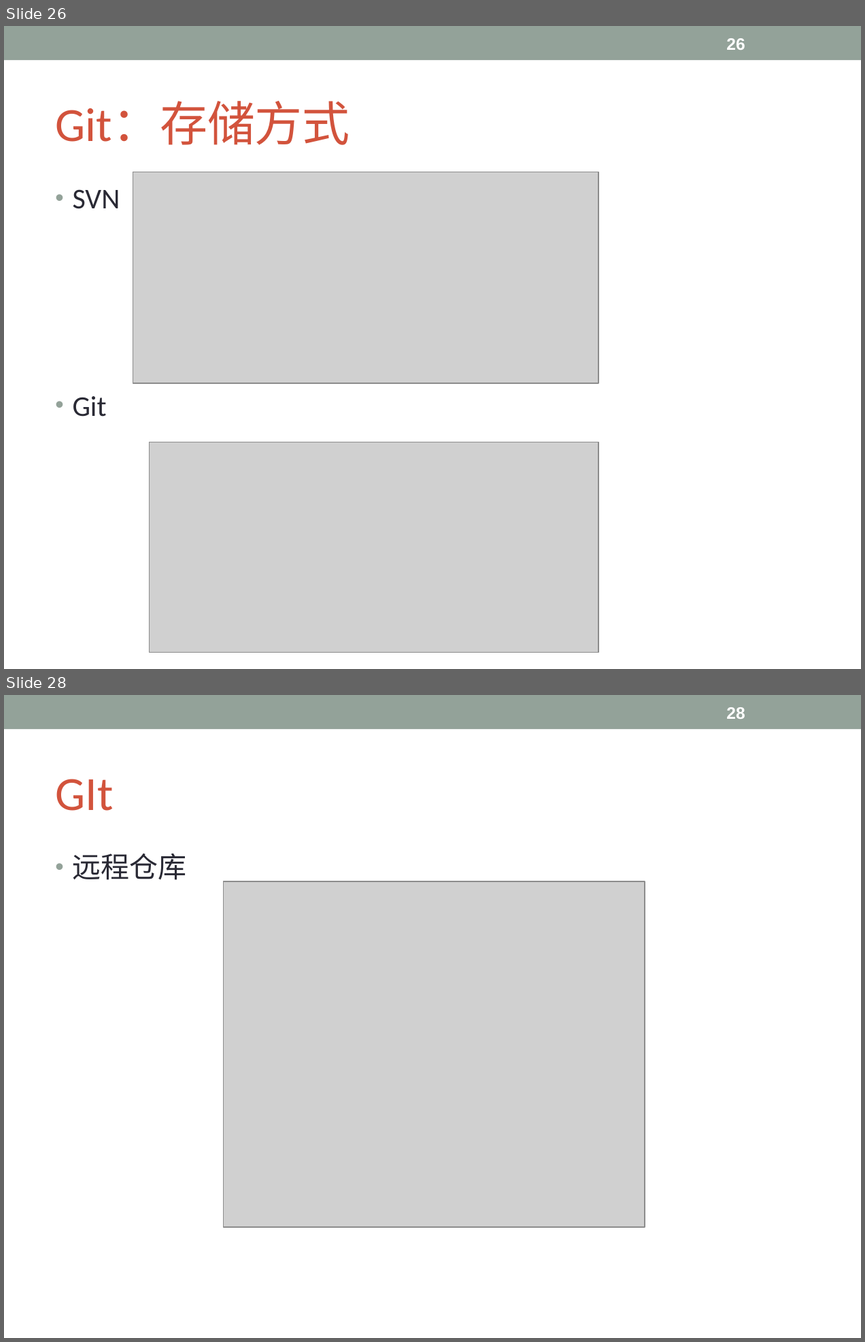
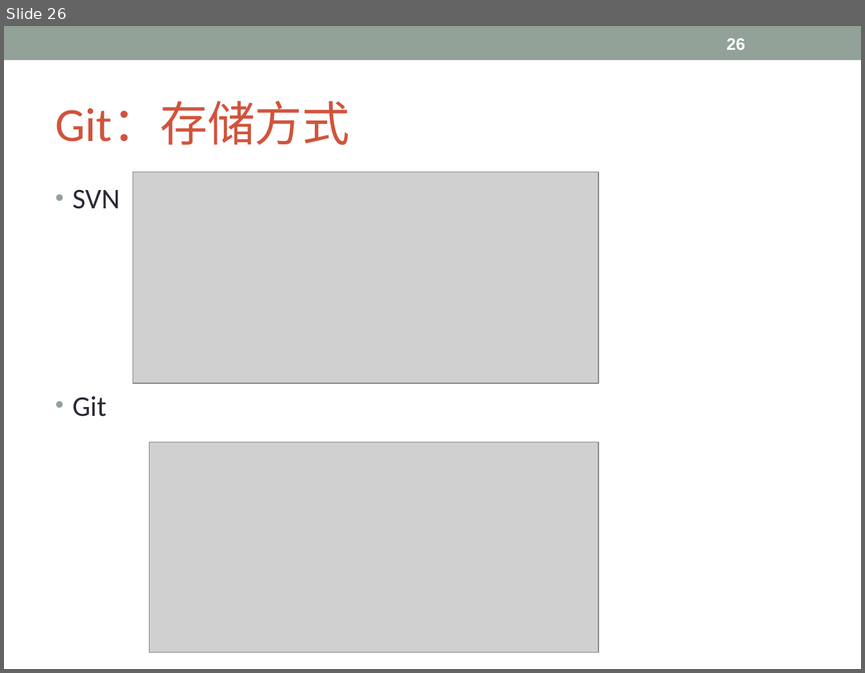
Before and after one commit to Lyon-NEU/Git, a slide deck: git.ppt. Shown one above the other, each under a label of ours: slides 26 and 28 before the commit, slide 26 after it; the slides between them are not shown. The pictures are 865x1342 and 865x673 pixels, drawn with LibreOffice and Linux fonts; fonts in the diff are those of the drawing; grey boxes stand for pictures. Boxes give left, top, right and bottom in pixels: in the first picture for what was removed or moved away, otherwise in the second. Text is boxed around its words. In the diff, an @@ line names an element or a change of style, - is before the commit and + after.

```diff
--- a/git.ppt
+++ b/git.ppt
@@ slide 28 removed at bbox=[4, 695, 861, 1338], background #FFFFFF; not listed: 1 template element that a slide beside it also shows @@
@@ page number removed at bbox=[726, 707, 745, 719] @@
-28
@@ title removed at bbox=[56, 779, 113, 811] @@
-GIt
@@ text removed at bbox=[73, 853, 187, 880] @@
-• 远程仓库
@@ picture removed at bbox=[224, 882, 645, 1227] @@
```
Also in this commit, not shown: 14 slides changed, 1 slide added.
